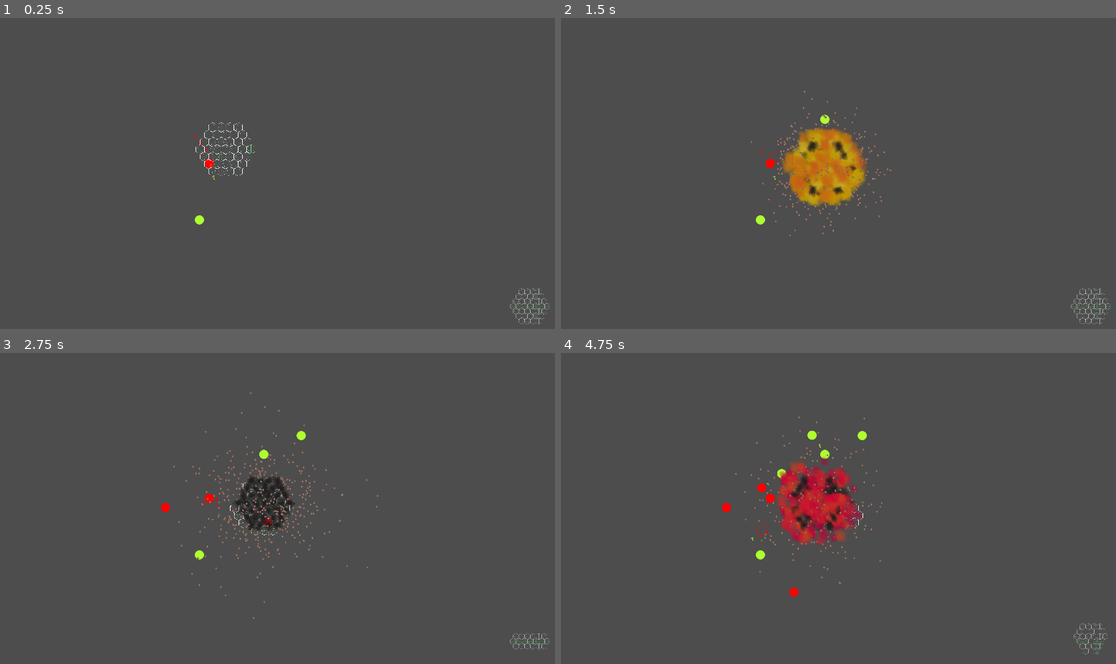
Above: before the commit, frames 1-4 (two rows, left to right).
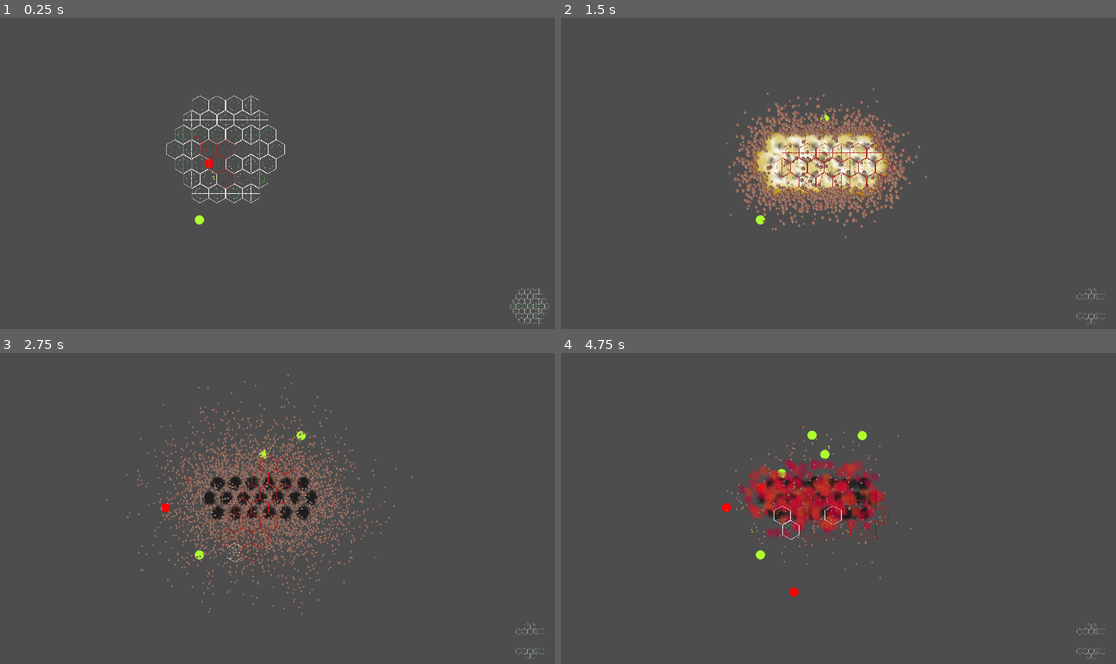
Above: after the commit, the same moments.

Repository: Rheyles/Semi-Surgical-Strike---GMTK2024
Game: Godot game, scene res://Scenes/Test/test.tscn
Two runs of this game, one before a commit and one after it. Both use one fixed random seed, a clock stepped at 60 frames per second and the inputs below.
Inputs (mouse positions are in pixels of both pictures, inside the frame that each line leads up to):
- Up to frame 1 (0.25 s): no input
- Up to frame 2 (1.5 s): move the mouse to (827, 173) at 0.52 s; click (827, 173) at 0.6 s; move the mouse to (832, 167) at 1.27 s; right-click (832, 167) at 1.35 s
- Up to frame 3 (2.75 s): move the mouse to (260, 508) at 2.02 s; tap Mouse wheel down (Rotate_Down) at 2.1 s
- Up to frame 4 (4.75 s): move the mouse to (810, 514) at 2.77 s; tap Mouse wheel up (Rotate_Up) at 2.85 s; move the mouse to (821, 508) at 3.52 s; click (821, 508) at 3.6 s; move the mouse to (832, 514) at 4.27 s; right-click (832, 514) at 4.35 s

The runs differ from the first frame. In frame 1, 1.0% of the frame differs, in the area x 29-52%, y 24-60%; in frame 2, 7.8%, in the area x 29-100%, y 22-99%; in frame 3, 6.4%; in frame 4, 4.7%.

Commit message:
Late push with crossair ordering fix, new pattern, crosshair change color when over enemies, other fix

Diff:
--- a/Scenes/Canon/canon.gd
+++ b/Scenes/Canon/canon.gd
@@ -12,12 +12,19 @@
 	,[true,false,true,false,false,false,true,false,false,false,false,false,false,false,false,true,false,true,false,false,false,false,false,false,false,false,false,false,false,false,false,false,true,false,false,true,false]
 	,[false, false, false, false, false, false, false, false, true, true, true, true, false, false, true, true, false, true, true, false, true, true, true, true, true, true, false, true, true, false, false, true, true, false, false, true, true]
 	,[true, true, true, true, true, true, true, true, true, true, true, true, true, false, false, false, false, false, false, true, true, true, false, false, true, true, true, false, false, false, false, false, false, false, false, false, false]
-	,[false, true, true, true, true, true, true, true, true, true, true, true, true, true, false, false, false, true, true, false, false, true, true, false, true, false, false, true, false, false, false, false, false, true, true, true, true]
+	#,[false, true, true, true, true, true, true, true, true, true, true, true, true, true, false, false, false, true, true, false, false, true, true, false, true, false, false, true, false, false, false, false, false, true, true, true, true]
+	,[false, false, false, false, false, false, false, false, false, false, false, false, false, true, true, true, true, true, true, false, false, false, true, true, false, false, false, true, true, true, true, false, false, true, true, false, false]
+	,[false, false, false, false, false, false, false, false, false, false, false, false, false, false, false, false, false, false, false, true, true, true, true, true, true, true, true, true, true, true, true, true, true, true, true, true, true]
+	,[true, false, true, true, true, false, true, false, false, false, false, false, false, false, false, true, false, true, false, false, false, false, false, false, false, false, false, false, false, true, true, true, true, true, true, true, true]
+	,[true, false, false, true, true, false, false, false, true, true, true, true, false, false, false, false, false, false, false, false, false, false, true, true, false, false, false, true, true, true, true, true, true, true, true, true, true]
+	,[true, false, true, true, true, false, false, true, false, false, false, true, true, false, true, false, false, true, false, true, true, false, false, true, false, true, true, true, true, true, true, true, true, true, false, false, true]
 	]
 
 var move_tween
 @export var move_speed: float = 0.3
-@export var reload_delay: float = 1.0
+@export var base_reload_delay: float = 2.5
+@export var reload_delay_bonus: float = 0.2
+var reload_delay : float
 @export var follow_mouse = true
 
 var ready_to_shoot: bool = true
@@ -94,6 +101,10 @@
 	print("Shoot : " + str(last_pattern_index))
 	print(str(GAME.enemy_killed_list.size()) + " target erased from the surface....")
 	print(str(GAME.allied_killed_list.size()) + " friends fallen for democracy !! <3 <3")
+	reload_delay = base_reload_delay - (GAME.last_shot_kills * reload_delay_bonus)
+	if reload_delay <= 1:
+		reload_delay = 1
+	print("reload delay after : " + str(GAME.last_shot_kills) + "kills is " + str(reload_delay))
 	GAME.last_shot_kills = 0
 
 func _load_Next_Pattern():
--- a/Scenes/Canon/canon.tscn
+++ b/Scenes/Canon/canon.tscn
@@ -7,6 +7,7 @@
 script = ExtResource("1_djkmq")
 
 [node name="Node_Container" type="Node2D" parent="."]
+z_index = 10
 
 [node name="LaserNode" parent="Node_Container" instance=ExtResource("2_ukktj")]
 
--- a/Scenes/Canon/canon_node.gd
+++ b/Scenes/Canon/canon_node.gd
@@ -30,8 +30,8 @@
 			elif unit.TEAM == DATA.TEAMS.ENEMY:
 				if unit not in GAME.enemy_killed_list:
 					GAME.enemy_killed_list.append(unit)
+					GAME.last_shot_kills += 1
 			unit.health_component.damage(9999)
-			GAME.last_shot_kills += 1
 # Local VFX
 	var part = shoot_particule.instantiate()
 	get_tree().get_current_scene().add_child(part)
@@ -44,3 +44,14 @@
 
 func _on_area_2d_mouse_exited():
 	selected = false
+
+func _on_area_2d_body_entered(body):
+	if "TEAM" in body:
+		if body.TEAM == DATA.TEAMS.ENEMY:
+			get_node("Sprite2D").modulate = Color.FIREBRICK
+			get_node("Sprite2D/Sprite2D").modulate = Color.FIREBRICK
+
+
+func _on_area_2d_body_exited(body):
+	get_node("Sprite2D").modulate = Color.WHITE
+	get_node("Sprite2D/Sprite2D").modulate = Color.WHITE
--- a/Scenes/Canon/canon_node.tscn
+++ b/Scenes/Canon/canon_node.tscn
@@ -35,5 +35,7 @@
 [node name="Sprite2D" type="Sprite2D" parent="Sprite2D"]
 texture = ExtResource("4_ioe32")
 
+[connection signal="body_entered" from="Area2D" to="." method="_on_area_2d_body_entered"]
+[connection signal="body_exited" from="Area2D" to="." method="_on_area_2d_body_exited"]
 [connection signal="mouse_entered" from="Area2D" to="." method="_on_area_2d_mouse_entered"]
 [connection signal="mouse_exited" from="Area2D" to="." method="_on_area_2d_mouse_exited"]
--- a/Scenes/Canon/shoot_particle.tscn
+++ b/Scenes/Canon/shoot_particle.tscn
@@ -79,6 +79,14 @@
 [sub_resource type="CurveTexture" id="CurveTexture_nucsn"]
 curve = SubResource("Curve_xnjbu")
 
+[sub_resource type="Curve" id="Curve_4kf1u"]
+max_value = 3.0
+_data = [Vector2(0, 1), 0.0, 0.0, 0, 0, Vector2(0.0914634, 2.04396), -0.174406, -0.174406, 0, 0, Vector2(0.201219, 1.02198), 0.0, 0.0, 0, 0, Vector2(1, 1), 0.0, 0.0, 0, 0]
+point_count = 4
+
+[sub_resource type="CurveTexture" id="CurveTexture_t1qhr"]
+curve = SubResource("Curve_4kf1u")
+
 [sub_resource type="ParticleProcessMaterial" id="ParticleProcessMaterial_wmts1"]
 particle_flag_disable_z = true
 spread = 180.0
@@ -90,6 +98,8 @@
 linear_accel_curve = SubResource("CurveTexture_nucsn")
 scale_min = 0.1
 scale_max = 0.1
+scale_curve = SubResource("CurveTexture_t1qhr")
+scale_over_velocity_max = 2.0
 alpha_curve = SubResource("CurveTexture_jadcf")
 
 [sub_resource type="Curve" id="Curve_v1ssi"]
--- a/Scenes/Test/test.tscn
+++ b/Scenes/Test/test.tscn
@@ -69,7 +69,7 @@
 battlefield = NodePath("../../Battlefield")
 
 [node name="Canon" parent="." node_paths=PackedStringArray("next_pattern_visual") instance=ExtResource("5_8vk76")]
-scale = Vector2(0.15, 0.15)
+scale = Vector2(0.3, 0.3)
 next_pattern_visual = NodePath("../next_pattern_visual")
 
 [node name="next_pattern_visual" parent="." instance=ExtResource("6_6txui")]
--- a/Scenes/base_city/base_city.tscn
+++ b/Scenes/base_city/base_city.tscn
@@ -30,6 +30,7 @@
 [node name="NavigationObstacle2D" type="NavigationObstacle2D" parent="."]
 
 [node name="HealthComponent" parent="." instance=ExtResource("3_v75ac")]
+MAX_HEALTH = 20.0
 
 [node name="AttackComponent" parent="." instance=ExtResource("4_ia1o0")]
 DAMAGE = 5.0
Not shown: 1 places in Scenes/Canon/shoot_particle.tscn that only renumber resources
